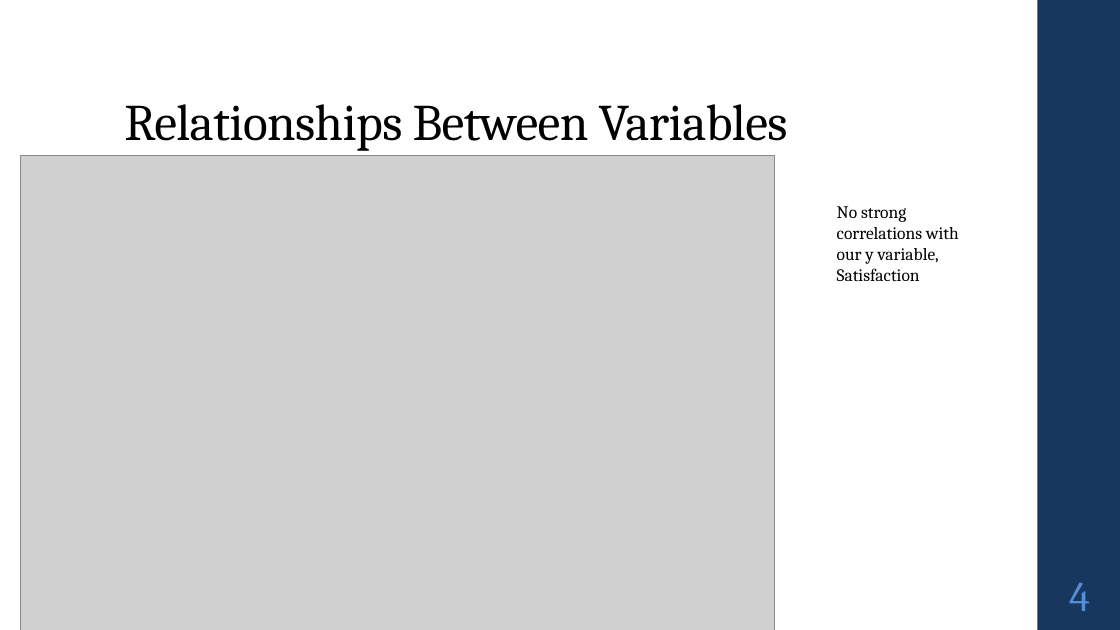
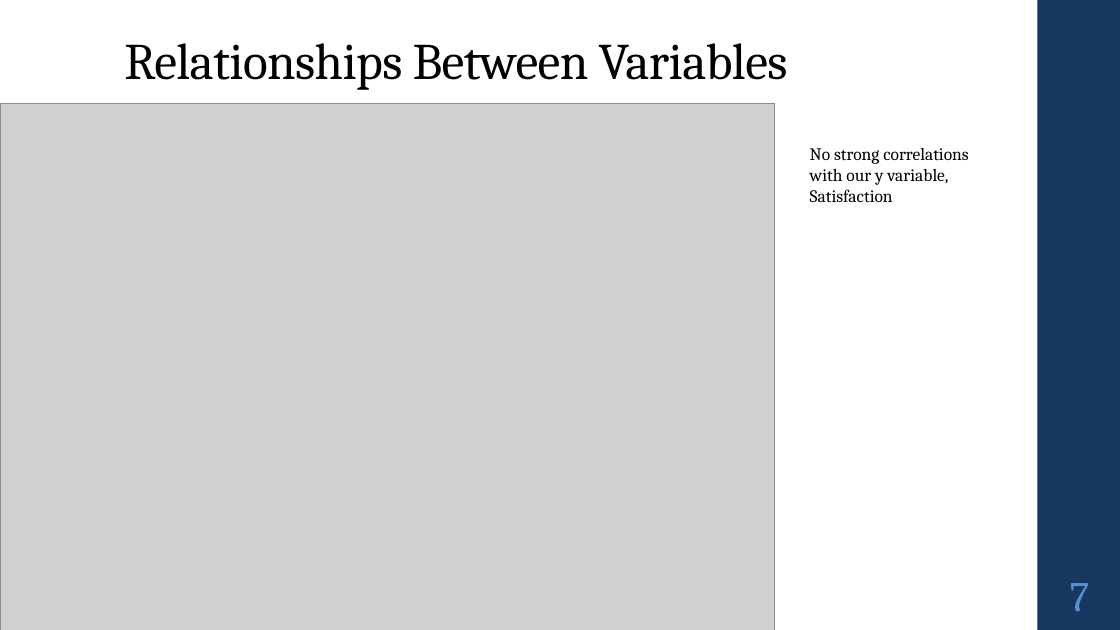
Before and after one commit to Alec-Schneider/FlightSurveyProject, a slide deck: slide 7 of Alec_Schneider_Project 2.pptx (slide 4 before the commit). Drawn at 1120x630 pixels with LibreOffice and Linux fonts; fonts in the diff are those of the drawing; grey boxes stand for pictures. Boxes give left, top, right and bottom in pixels: in the first picture for what was removed or moved away, otherwise in the second. Text is boxed around its words. In the diff, an @@ line names an element or a change of style, - is before the commit and + after.

```diff
--- a/Alec_Schneider_Project 2.pptx
+++ b/Alec_Schneider_Project 2.pptx
@@ title "Relationships Between Variables": place and size @@
-title "Relationships Between Variables" at <box>124,104,788,151</box>
+title "Relationships Between Variables" at <box>124,43,788,90</box>
@@ title "Relationships Between Variables" at <box>124,43,788,90</box>: vertical alignment bottom to middle @@
@@ picture: place and size @@
-picture at <box>20,156,775,630</box>
+picture at <box>0,103,775,630</box>
@@ text "No strong correlations with our ..." rewrapped from <box>837,206,959,281</box> to <box>810,148,969,202</box> @@
@@ page number at <box>1070,583,1090,611</box>: text changed @@
-4
+7
```
Also in this commit, not shown: 3 other slides changed, 3 slides added, 8 other files.
